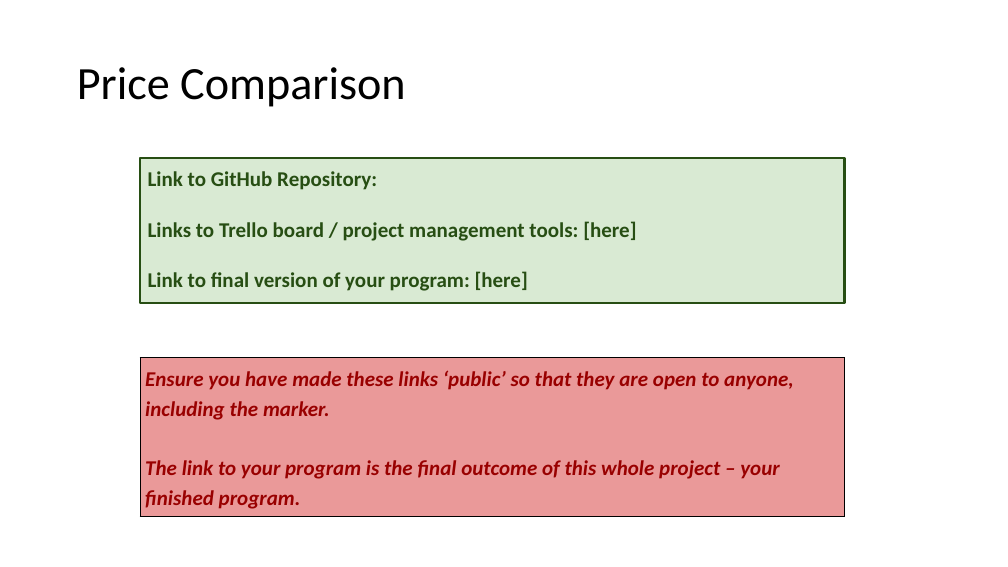
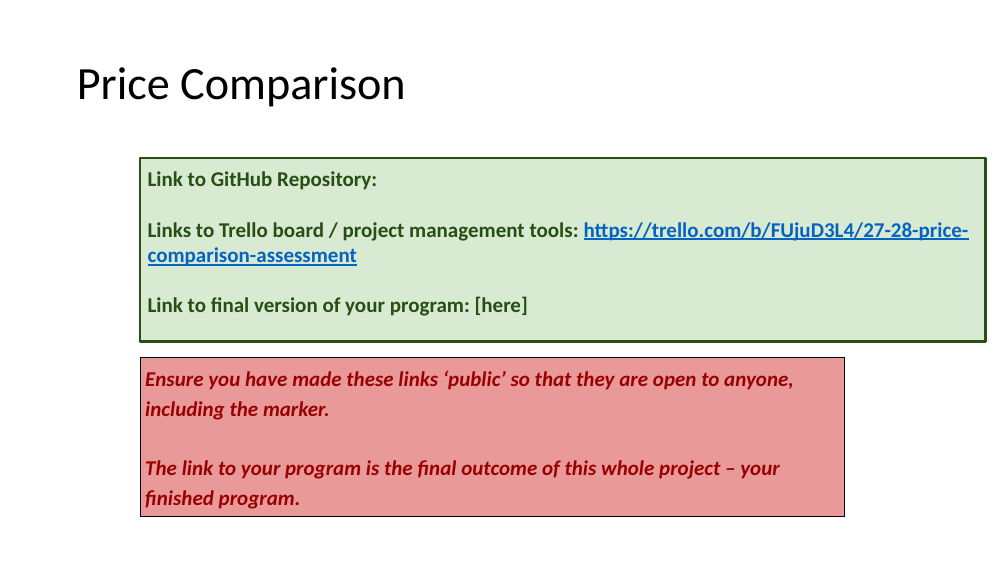
Before and after one commit to jwong1109/Price-Comparison-Assessment, a slide deck: slide 2 of 2.7 and 2.8 Price Comparison Documentation.pptx. Drawn at 1008x567 pixels with LibreOffice and Linux fonts; fonts in the diff are those of the drawing. Boxes give left, top, right and bottom in pixels: in the first picture for what was removed or moved away, otherwise in the second. Text is boxed around its words. In the diff, an @@ line names an element or a change of style, - is before the commit and + after.

```diff
--- a/2.7 and 2.8 Price Comparison Documentation.pptx
+++ b/2.7 and 2.8 Price Comparison Documentation.pptx
@@ rectangle "Link to GitHub Repository:": place and size @@
-rectangle "Link to GitHub Repository:" at (140, 158, 845, 302)
+rectangle "Link to GitHub Repository:" at (140, 158, 985, 341)
@@ text in rectangle at (148, 222, 969, 266): text changed; text colour #274E13 to #0563C1 @@
-Links to Trello board / project management tools: [here]
+Links to Trello board / project management tools: https://trello.com/b/FUjuD3L4/27-28-price-comparison-assessment
```
